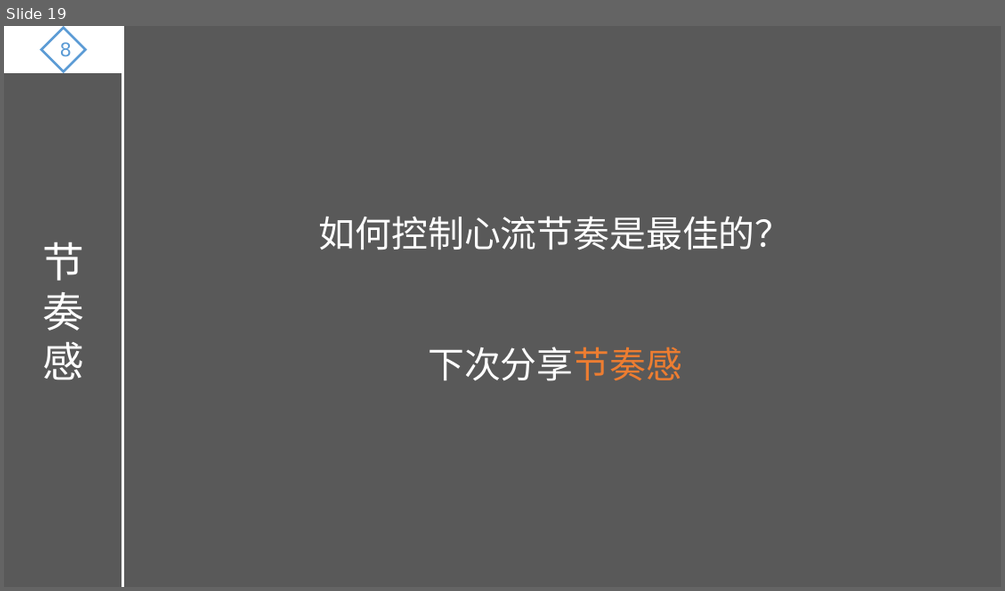
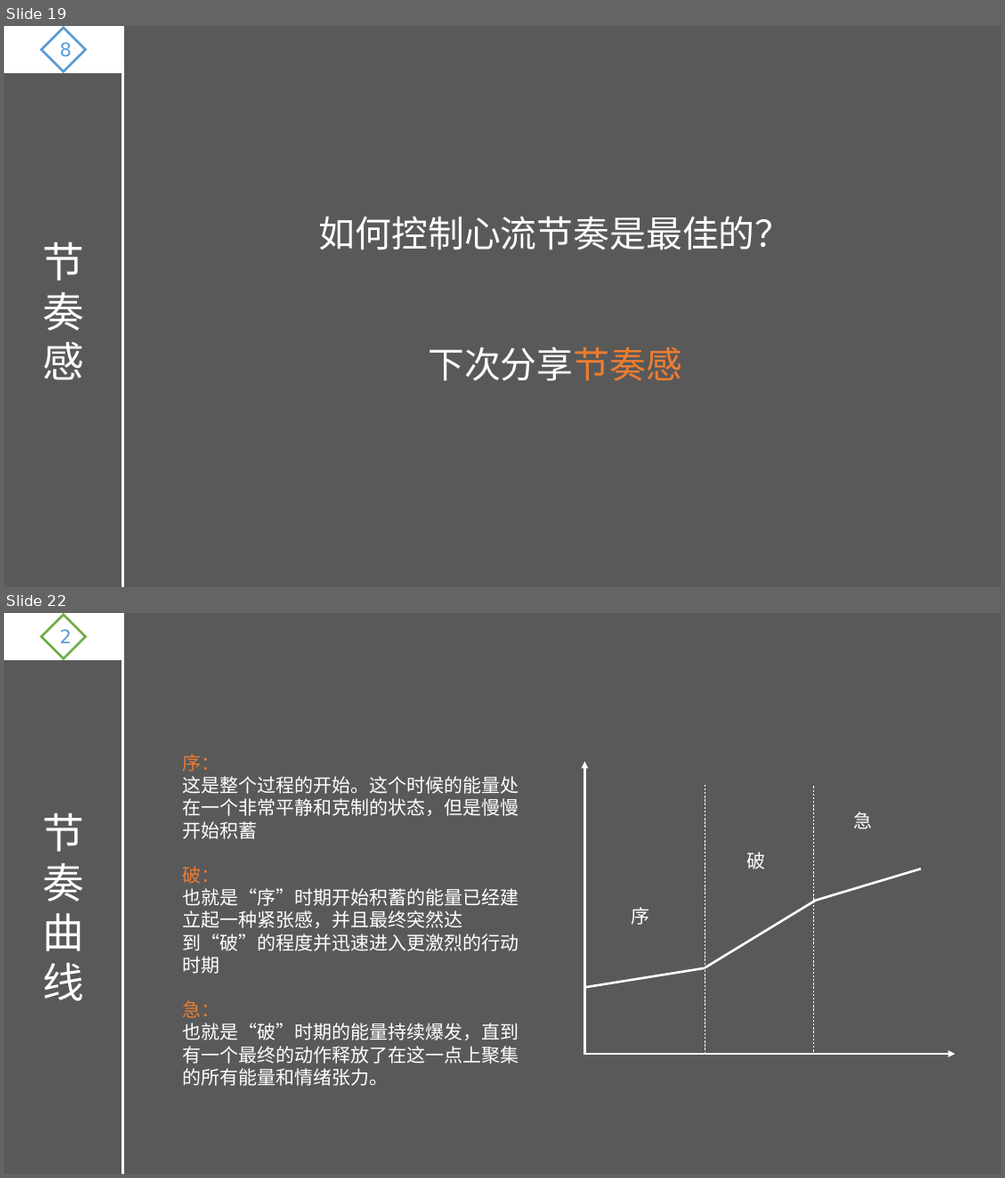
Before and after one commit to ThreePeopleGame/Death, a slide deck: Share/游戏设计理论.pptx. Shown one above the other, each under a label of ours: slide 19 before the commit, slides 19 and 22 after it; the slides between them are not shown. The pictures are 1005x591 and 1005x1178 pixels, drawn with LibreOffice and Linux fonts; fonts in the diff are those of the drawing. Boxes give left, top, right and bottom in pixels: in the first picture for what was removed or moved away, otherwise in the second. Text is boxed around its words. In the diff, an @@ line names an element or a change of style, - is before the commit and + after.

Commit message:
节奏感
节奏感

```diff
--- a/Share/游戏设计理论.pptx
+++ b/Share/游戏设计理论.pptx
@@ slide 22 added at [4, 613, 1001, 1174], background #595959 @@
@@ rectangle added at [4, 613, 123, 660], fill #FFFFFF, outline #FFFFFF 1.5 pt @@
@@ diamond added at [41, 615, 86, 658], outline #70AD47 2.25 pt, 18 pt, text #5B9BD5 @@
+2
@@ line added from (123, 613) to (123, 1174), #FFFFFF 2.25 pt @@
@@ text added at [182, 754, 518, 1086], 18 pt, text #FFFFFF @@
+序：
+这是整个过程的开始。这个时候的能量处在一个非常平静和克制的状态，但是慢慢开始积蓄
+破：
+也就是“序”时期开始积蓄的能量已经建立起一种紧张感，并且最终突然达到“破”的程度并迅速进入更激烈的行动时期
+急：
+也就是“破”时期的能量持续爆发，直到有一个最终的动作释放了在这一点上聚集的所有能量和情绪张力。
@@ arrow added from (585, 1054) to (585, 761), #FFFFFF 2.25 pt @@
@@ line added from (704, 784) to (704, 1052), #FFFFFF 0.5 pt dashed @@
@@ line added from (813, 786) to (813, 1054), #FFFFFF 0.5 pt dashed @@
@@ text added at [42, 813, 84, 1001], 40 pt, text #FFFFFF @@
+节奏曲线
@@ text added at [853, 811, 872, 829], 18 pt, text #FFFFFF @@
+急
@@ text added at [746, 852, 765, 869], 18 pt, text #FFFFFF @@
+破
@@ line added from (813, 900) to (921, 868), #FFFFFF 2.25 pt @@
@@ line added from (704, 967) to (816, 900), #FFFFFF 2.25 pt @@
@@ text added at [631, 907, 650, 925], 18 pt, text #FFFFFF @@
+序
@@ line added from (587, 987) to (704, 968), #FFFFFF 2.25 pt @@
@@ arrow added from (583, 1054) to (955, 1054), #FFFFFF 2.25 pt @@
```
Also in this commit, not shown: 5 other slides added.
